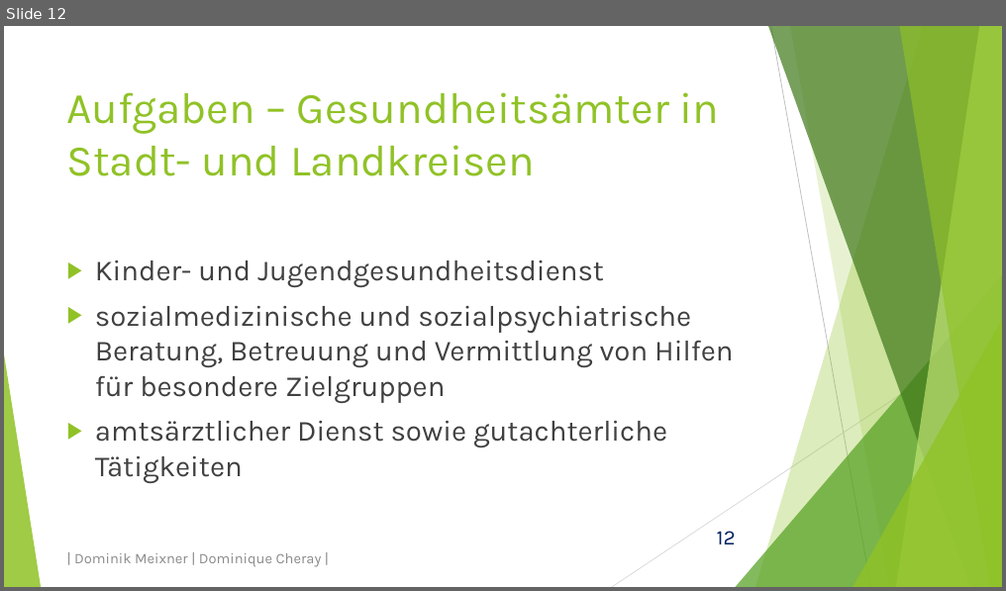
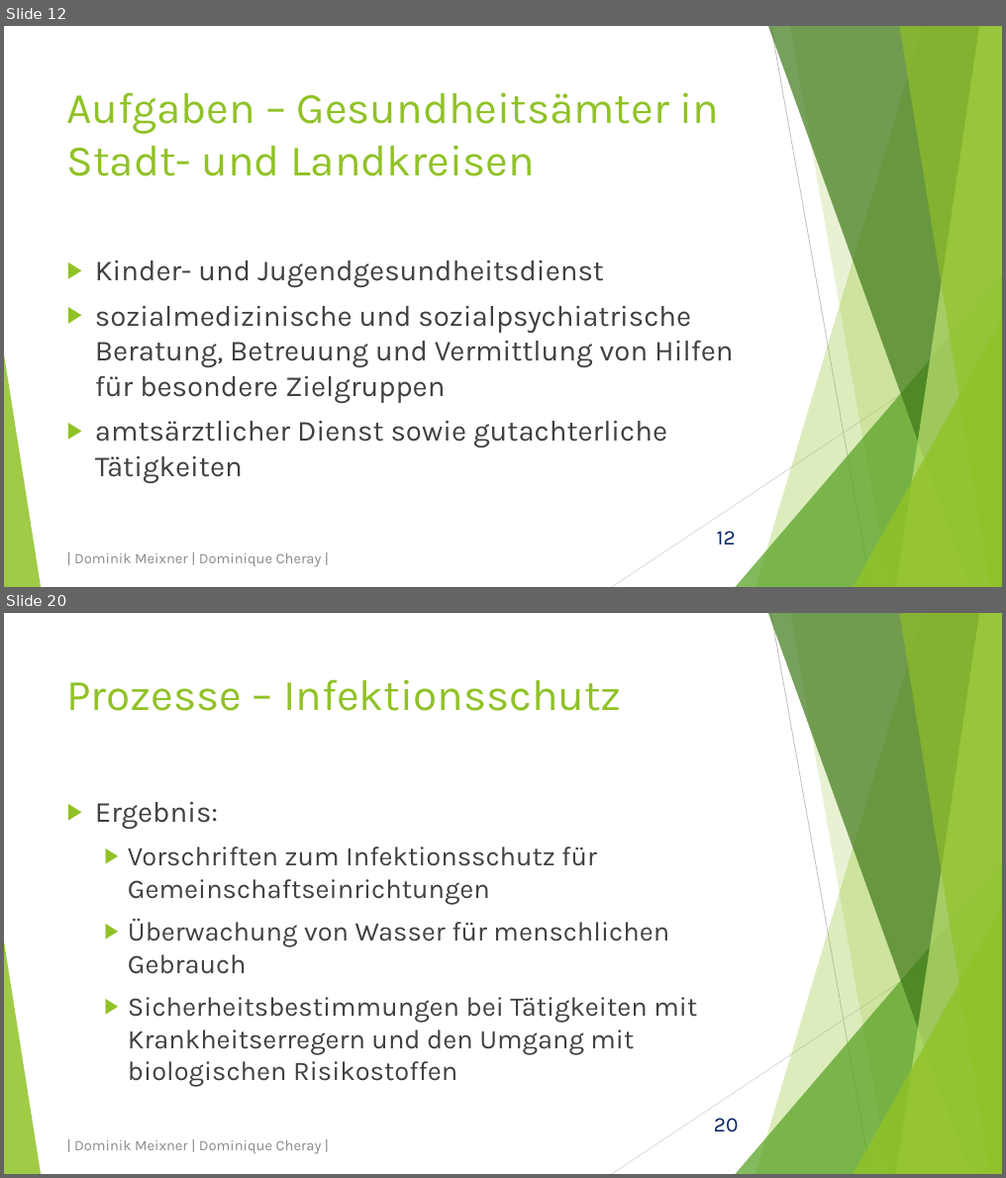
Before and after one commit to domeix/BlaBla, a slide deck: GesundheitsamtPraes.pptx. Shown one above the other, each under a label of ours: slide 12 before the commit, slides 12 and 20 after it; the slides between them are not shown. The pictures are 1006x591 and 1006x1178 pixels, drawn with LibreOffice and Linux fonts; fonts in the diff are those of the drawing. Boxes give left, top, right and bottom in pixels: in the first picture for what was removed or moved away, otherwise in the second. Text is boxed around its words. In the diff, an @@ line names an element or a change of style, - is before the commit and + after.

Commit message:
Wieder Präsentation
Präsentation um Prozesse erweitert

```diff
--- a/GesundheitsamtPraes.pptx
+++ b/GesundheitsamtPraes.pptx
@@ slide 20 added at [4,613,1002,1174], background #FFFFFF; not listed: 11 template elements that a slide beside it also shows @@
@@ title added at [67,679,622,711], 42 pt, text #90C226 @@
+Prozesse – Infektionsschutz
@@ text added at [95,802,697,1087], 26 pt, text #404040 @@
+▶ Ergebnis:
+  ▶ Vorschriften zum Infektionsschutz für Gemeinschaftseinrichtungen
+  ▶ Überwachung von Wasser für menschlichen Gebrauch
+  ▶ Sicherheitsbestimmungen bei Tätigkeiten mit Krankheitserregern und den Umgang mit biologischen Risikostoffen
@@ text added at [74,1141,322,1155], 14 pt, text #8C8C8C @@
+| Dominik Meixner | Dominique Cheray |
```
Also in this commit, not shown: 1 slide changed, 7 other slides added, 2 other files.
